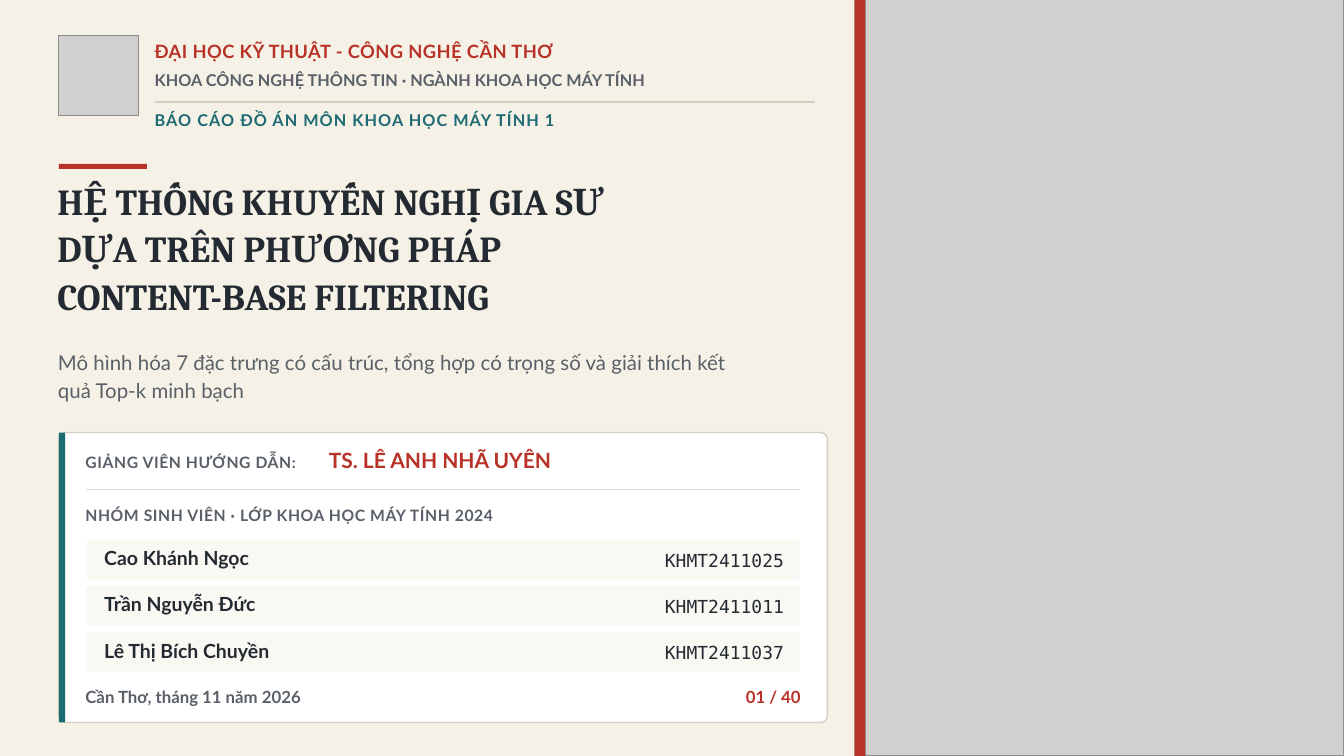
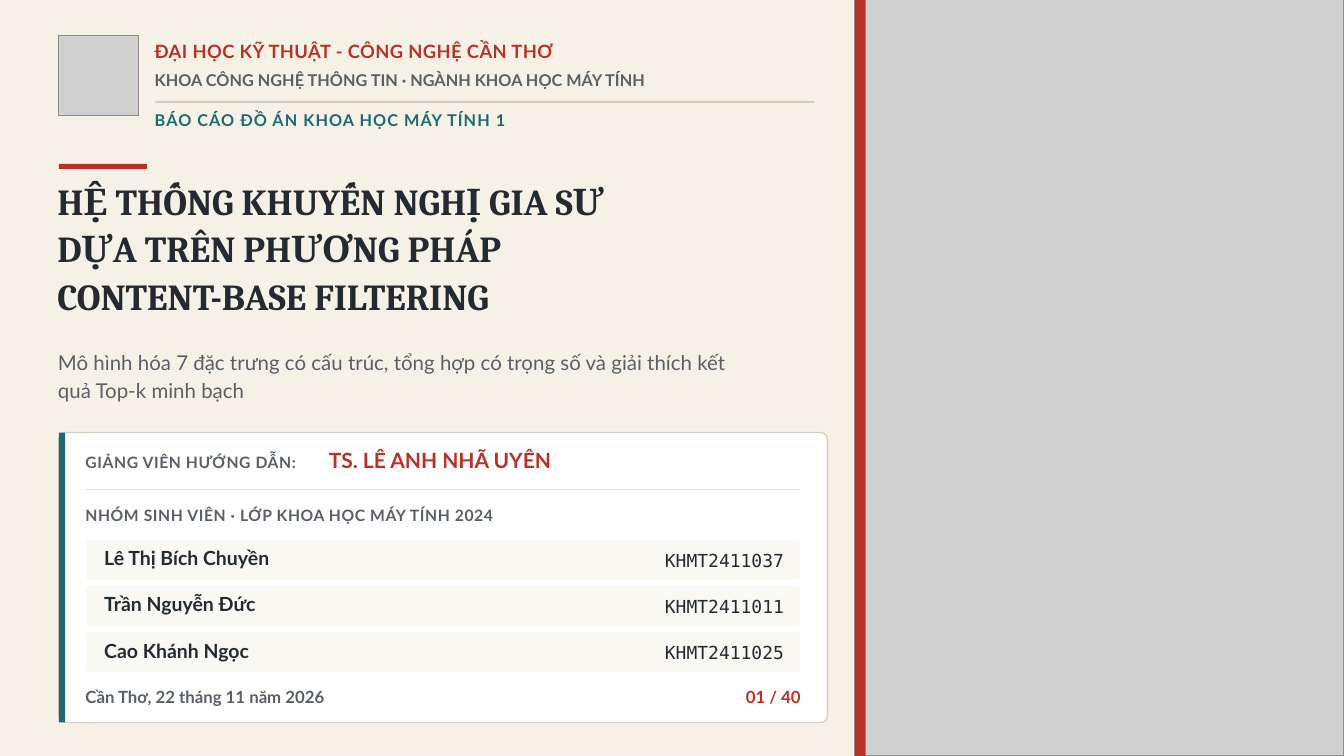
Before and after one commit to tnduckhmt2411011-design/tutor-recommender, a slide deck: slide 1 of docs/thesis/slides/SLIDE_BAO_VE_DO_AN_KHMT1.pptx. Drawn at 1344x756 pixels with LibreOffice and Linux fonts; fonts in the diff are those of the drawing; grey boxes stand for pictures. Boxes give left, top, right and bottom in pixels: in the first picture for what was removed or moved away, otherwise in the second. Text is boxed around its words. In the diff, an @@ line names an element or a change of style, - is before the commit and + after.

```diff
--- a/docs/thesis/slides/SLIDE_BAO_VE_DO_AN_KHMT1.pptx
+++ b/docs/thesis/slides/SLIDE_BAO_VE_DO_AN_KHMT1.pptx
@@ text at (155,112,505,129): text changed @@
-BÁO CÁO ĐỒ ÁN MÔN KHOA HỌC MÁY TÍNH 1
+BÁO CÁO ĐỒ ÁN KHOA HỌC MÁY TÍNH 1
@@ text "Lê Thị Bích Chuyền": place and size @@
-text "Lê Thị Bích Chuyền" at (104,642,269,662)
+text "Lê Thị Bích Chuyền" at (104,549,269,569)
@@ text "KHMT2411037": place and size @@
-text "KHMT2411037" at (665,645,784,660)
+text "KHMT2411037" at (665,553,784,568)
@@ text "Cao Khánh Ngọc": place and size @@
-text "Cao Khánh Ngọc" at (104,550,249,569)
+text "Cao Khánh Ngọc" at (104,643,249,662)
@@ text "KHMT2411025": place and size @@
-text "KHMT2411025" at (665,553,784,568)
+text "KHMT2411025" at (665,645,784,660)
@@ text at (85,689,324,706): text changed @@
-Cần Thơ, tháng 11 năm 2026
+Cần Thơ, 22 tháng 11 năm 2026
```
Also in this commit, not shown: 6 other slides changed, 24 other files.
